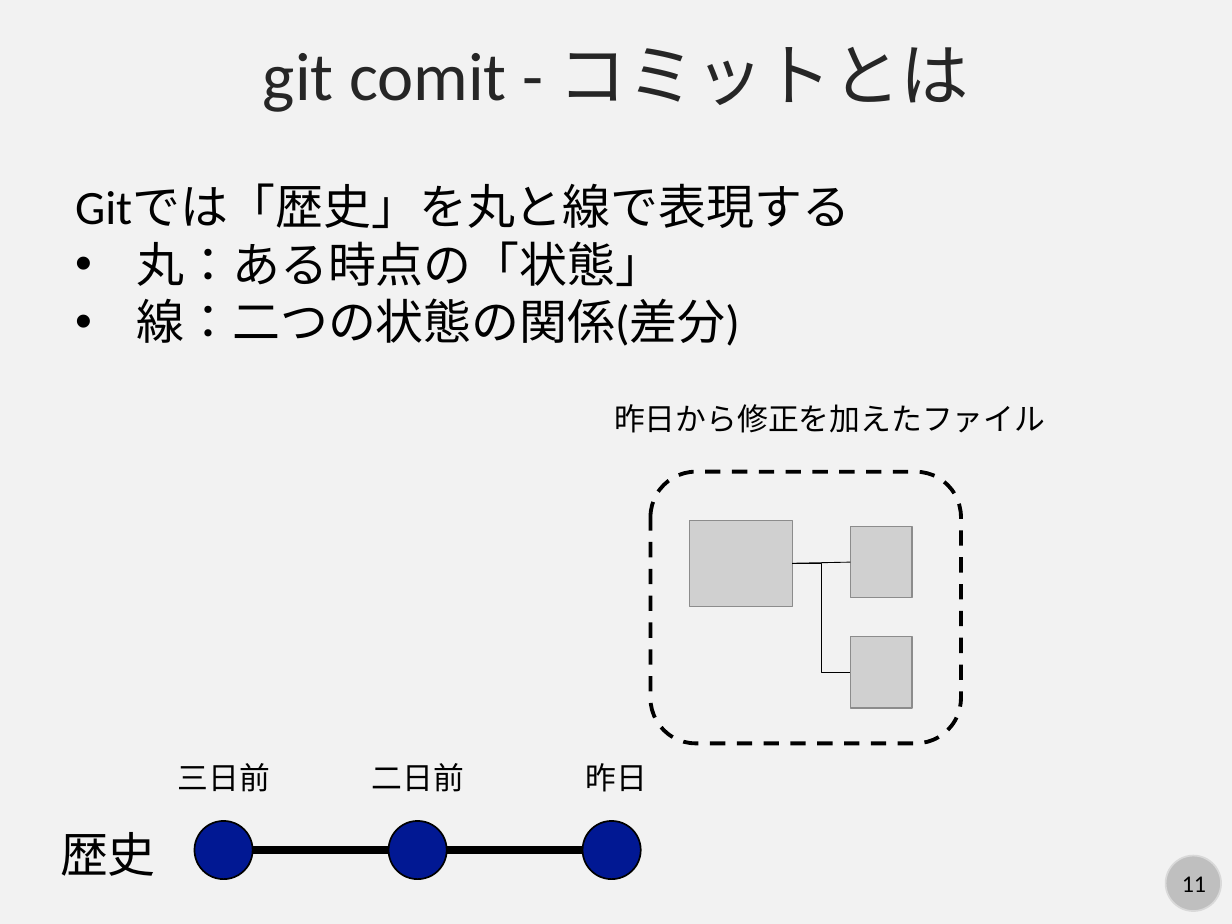
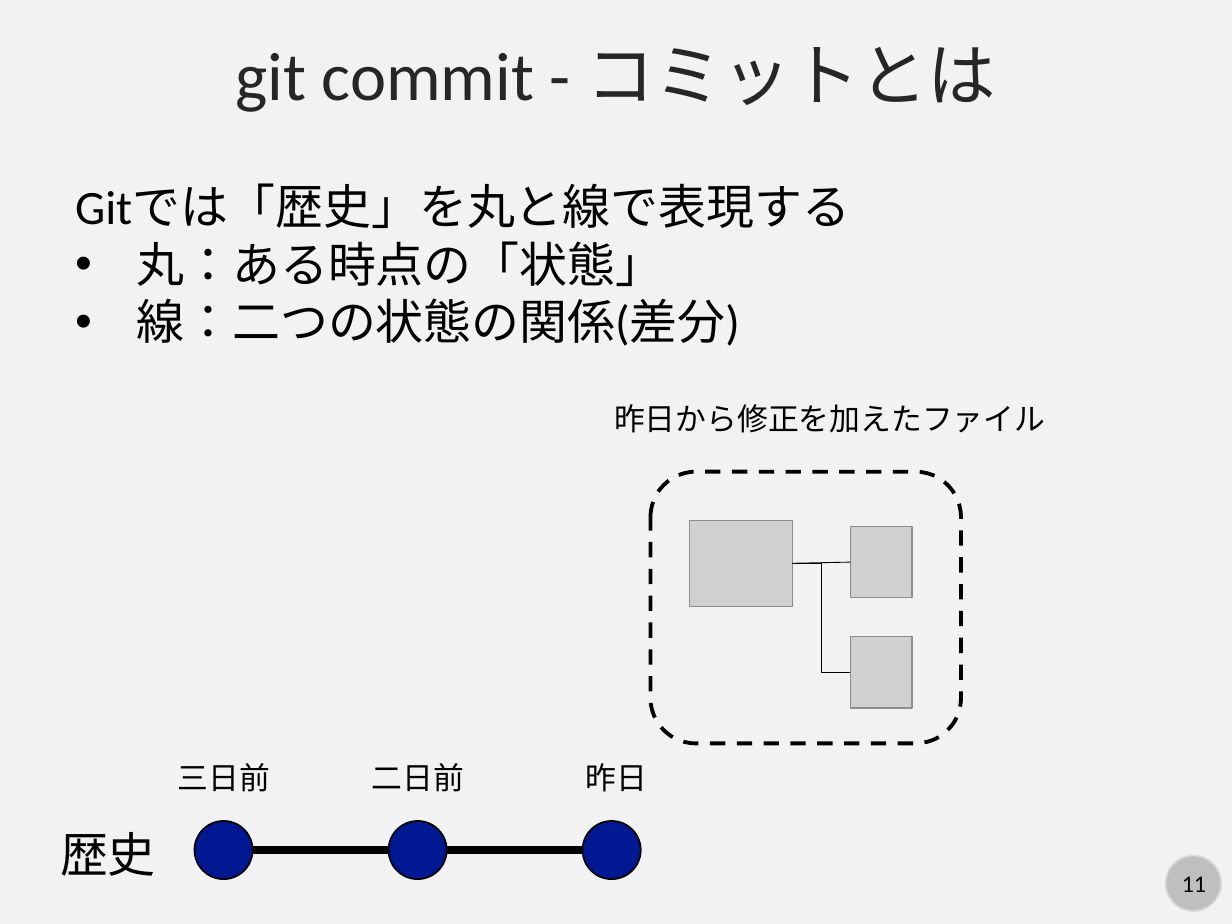
Before and after one commit to kaityo256/lab_startup, a slide deck: slide 11 of git/fig/start_git.pptx. Drawn at 1232x924 pixels with LibreOffice and Linux fonts; fonts in the diff are those of the drawing; grey boxes stand for pictures. Boxes give left, top, right and bottom in pixels: in the first picture for what was removed or moved away, otherwise in the second. Text is boxed around its words. In the diff, an @@ line names an element or a change of style, - is before the commit and + after.

```diff
--- a/git/fig/start_git.pptx
+++ b/git/fig/start_git.pptx
@@ text at box(236, 47, 996, 112): text changed @@
-git comit - コミットとは
+git commit - コミットとは
```
Also in this commit, not shown: 1 other file.
